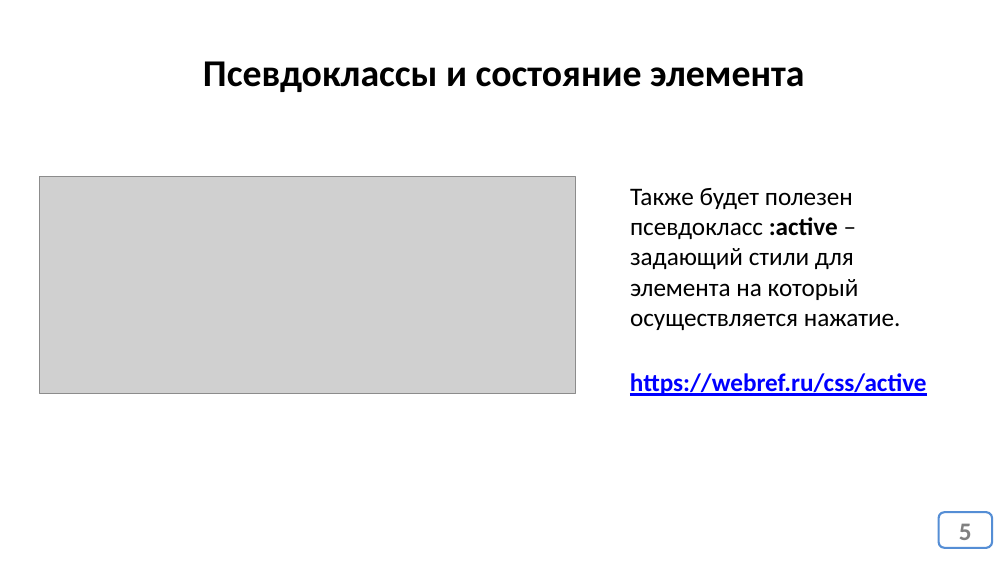
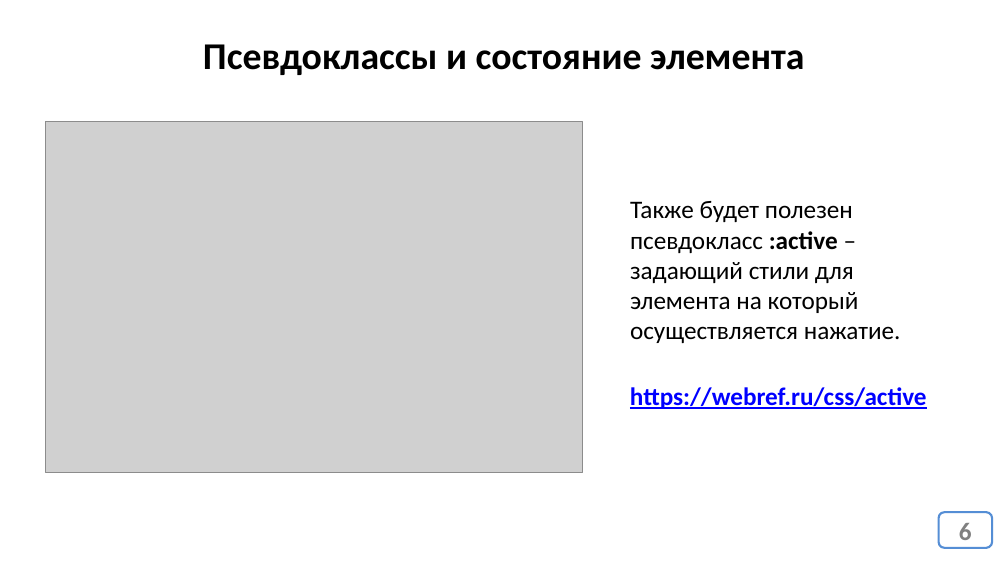
Before and after one commit to web35-ortdnipro/lesson08, a slide deck: slide 6 of lesson08.pptx (slide 5 before the commit). Drawn at 1008x567 pixels with LibreOffice and Linux fonts; fonts in the diff are those of the drawing; grey boxes stand for pictures. Boxes give left, top, right and bottom in pixels: in the first picture for what was removed or moved away, otherwise in the second. Text is boxed around its words. In the diff, an @@ line names an element or a change of style, - is before the commit and + after.

```diff
--- a/lesson08.pptx
+++ b/lesson08.pptx
@@ text "Псевдоклассы и состояние элемента": place and size @@
-text "Псевдоклассы и состояние элемента" at (203,61,804,92)
+text "Псевдоклассы и состояние элемента" at (203,44,804,75)
@@ picture: place and size @@
-picture at (39,177,575,394)
+picture at (45,122,582,473)
@@ text "Также будет полезен псевдокласс :active ...": place and size @@
-text "Также будет полезен псевдокласс :active ..." at (630,188,901,330)
+text "Также будет полезен псевдокласс :active ..." at (630,201,901,343)
@@ text "https://webref.ru/css/active": place and size @@
-text "https://webref.ru/css/active" at (630,373,927,396)
+text "https://webref.ru/css/active" at (630,387,927,409)
@@ page number at (959,523,972,540): text changed @@
-5
+6
```
Also in this commit, not shown: 1 other slide changed, 1 slide added, 1 other file.
